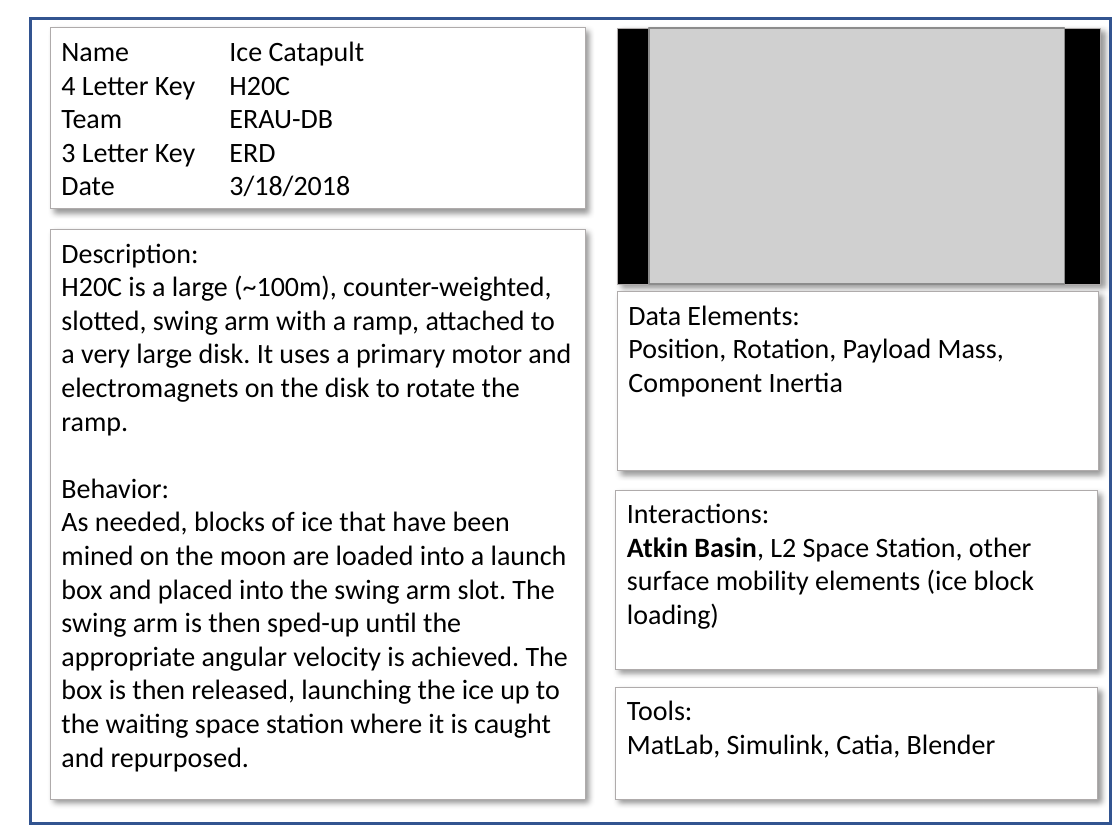
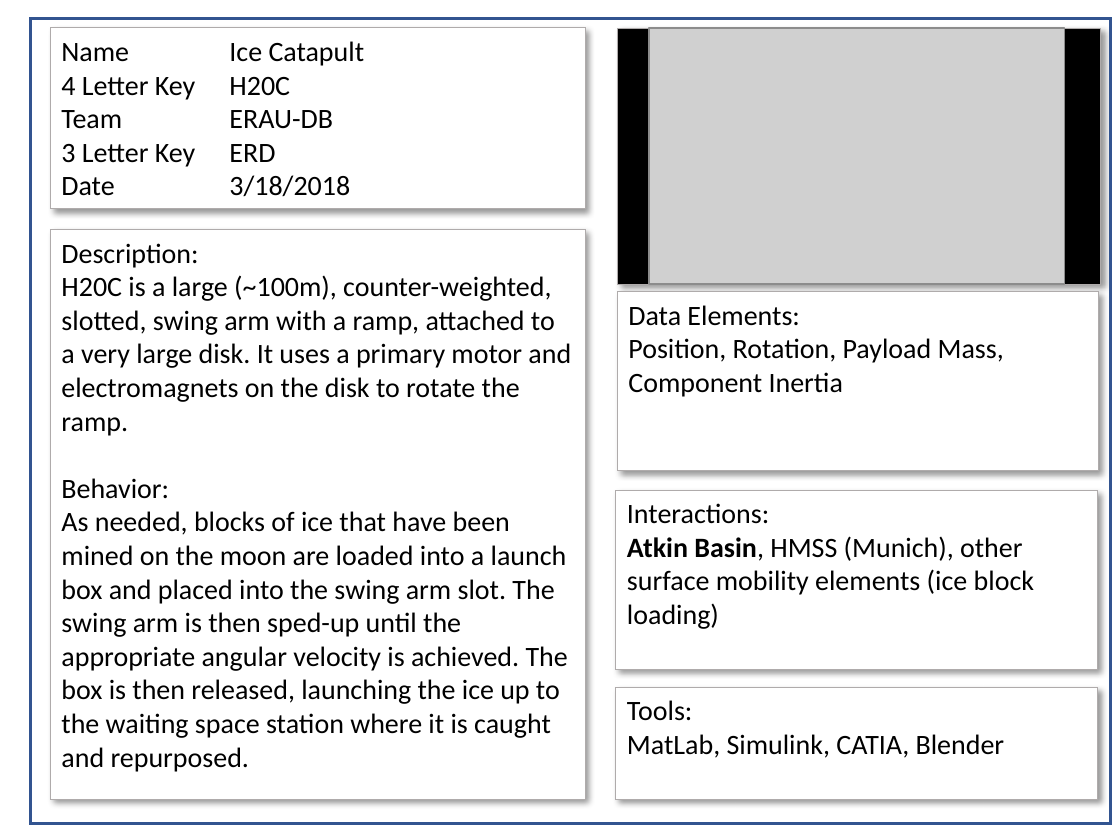
Before and after one commit to SEE-DB/Ice-Launcher, a slide deck: slide 1 of ERAU_DB Baseball Card.pptx. Drawn at 1120x840 pixels with LibreOffice and Linux fonts; fonts in the diff are those of the drawing; grey boxes stand for pictures. Boxes give left, top, right and bottom in pixels: in the first picture for what was removed or moved away, otherwise in the second. Text is boxed around its words. In the diff, an @@ line names an element or a change of style, - is before the commit and + after.

Commit message:
Add files via upload
Updated interaction

```diff
--- a/ERAU_DB Baseball Card.pptx
+++ b/ERAU_DB Baseball Card.pptx
@@ text in rectangle at <box>627,536,1034,629</box>: text changed @@
-Atkin Basin, L2 Space Station, other surface mobility elements (ice block loading)
+Atkin Basin, HMSS (Munich), other surface mobility elements (ice block loading)
@@ text in rectangle at <box>627,734,1005,758</box>: text changed @@
-MatLab, Simulink, Catia, Blender
+MatLab, Simulink, CATIA, Blender
```
